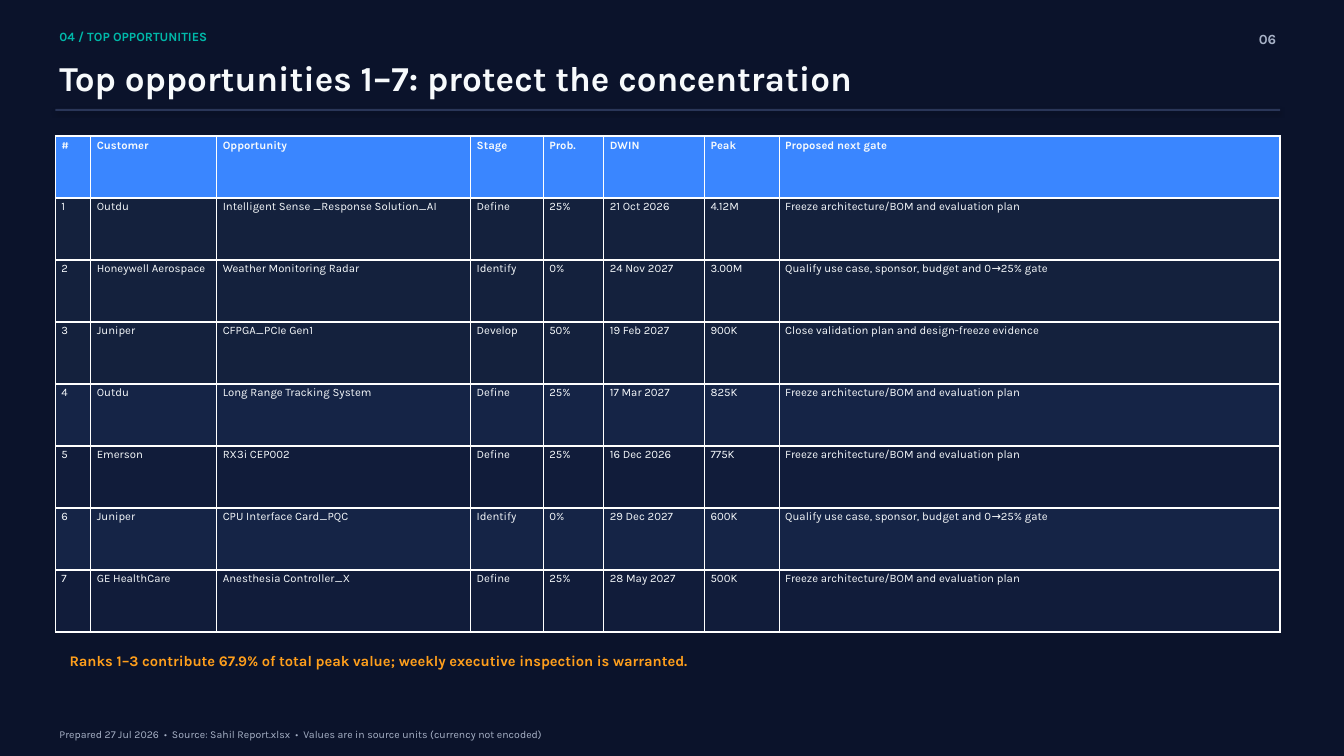
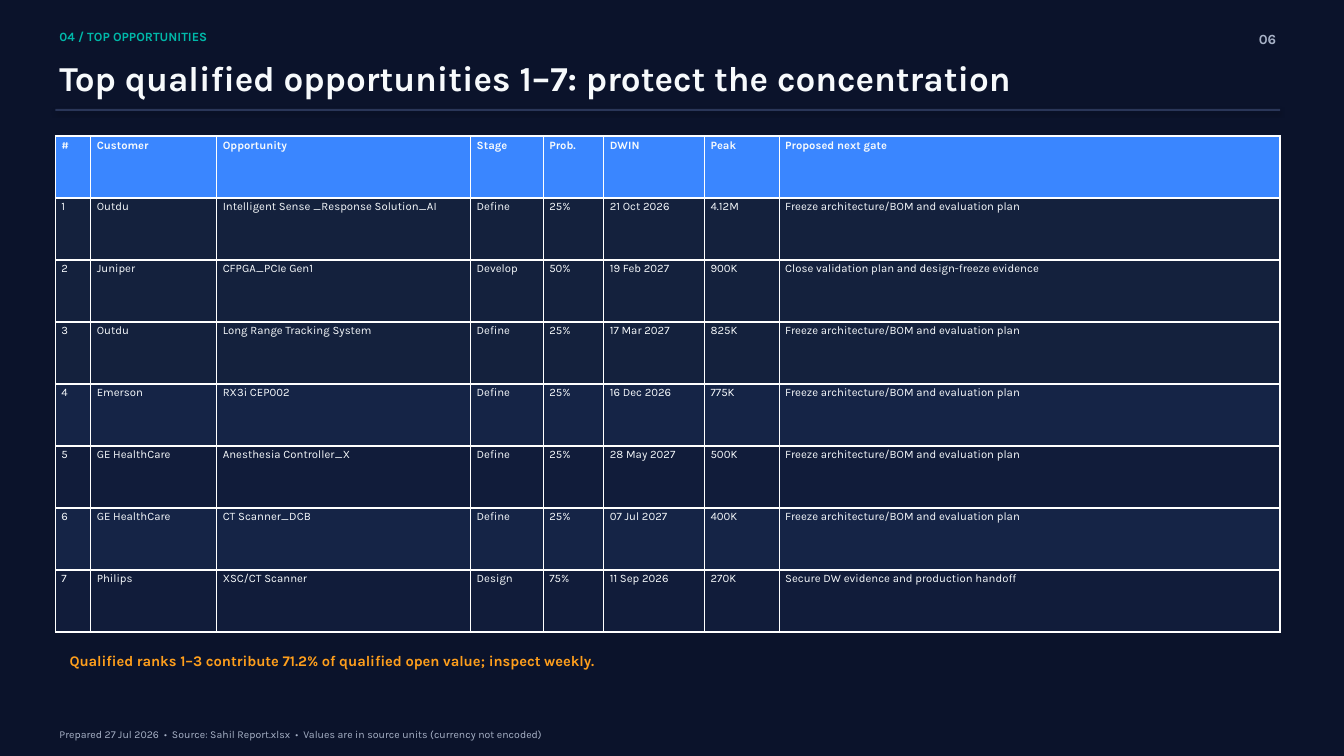
Before and after one commit to sahilpat28/Cursor_Sahil, a slide deck: slide 6 of qbr/output/Sahil_QBR_2026-07-29.pptx. Drawn at 1344x756 pixels with LibreOffice and Linux fonts; fonts in the diff are those of the drawing. Boxes give left, top, right and bottom in pixels: in the first picture for what was removed or moved away, otherwise in the second. Text is boxed around its words. In the diff, an @@ line names an element or a change of style, - is before the commit and + after.

```diff
--- a/qbr/output/Sahil_QBR_2026-07-29.pptx
+++ b/qbr/output/Sahil_QBR_2026-07-29.pptx
@@ text at bbox=[59, 66, 1011, 100]: text changed @@
-Top opportunities 1–7: protect the concentration
+Top qualified opportunities 1–7: protect the concentration
@@ table at bbox=[55, 136, 1280, 632] @@
-row 3: 2 | Honeywell Aerospace | Weather Monitoring Radar | Identify | 0% | 24 Nov 2027 | 3.00M | Qualify use case, sponsor, budget and 0→25% gate
+row 3: 2 | Juniper | CFPGA_PCIe Gen1 | Develop | 50% | 19 Feb 2027 | 900K | Close validation plan and design-freeze evidence
-row 4: 3 | Juniper | CFPGA_PCIe Gen1 | Develop | 50% | 19 Feb 2027 | 900K | Close validation plan and design-freeze evidence
+row 4: 3 | Outdu | Long Range Tracking System | Define | 25% | 17 Mar 2027 | 825K | Freeze architecture/BOM and evaluation plan
-row 5: 4 | Outdu | Long Range Tracking System | Define | 25% | 17 Mar 2027 | 825K | Freeze architecture/BOM and evaluation plan
+row 5: 4 | Emerson | RX3i CEP002 | Define | 25% | 16 Dec 2026 | 775K | Freeze architecture/BOM and evaluation plan
-row 6: 5 | Emerson | RX3i CEP002 | Define | 25% | 16 Dec 2026 | 775K | Freeze architecture/BOM and evaluation plan
+row 6: 5 | GE HealthCare | Anesthesia Controller_X | Define | 25% | 28 May 2027 | 500K | Freeze architecture/BOM and evaluation plan
-row 7: 6 | Juniper | CPU Interface Card_PQC | Identify | 0% | 29 Dec 2027 | 600K | Qualify use case, sponsor, budget and 0→25% gate
+row 7: 6 | GE HealthCare | CT Scanner_DCB | Define | 25% | 07 Jul 2027 | 400K | Freeze architecture/BOM and evaluation plan
-row 8: 7 | GE HealthCare | Anesthesia Controller_X | Define | 25% | 28 May 2027 | 500K | Freeze architecture/BOM and evaluation plan
+row 8: 7 | Philips | XSC/CT Scanner | Design | 75% | 11 Sep 2026 | 270K | Secure DW evidence and production handoff
@@ text at bbox=[70, 655, 594, 670]: text changed @@
-Ranks 1–3 contribute 67.9% of total peak value; weekly executive inspection is warranted.
+Qualified ranks 1–3 contribute 71.2% of qualified open value; inspect weekly.
```
Also in this commit, not shown: 8 other slides changed, 3 other files.
